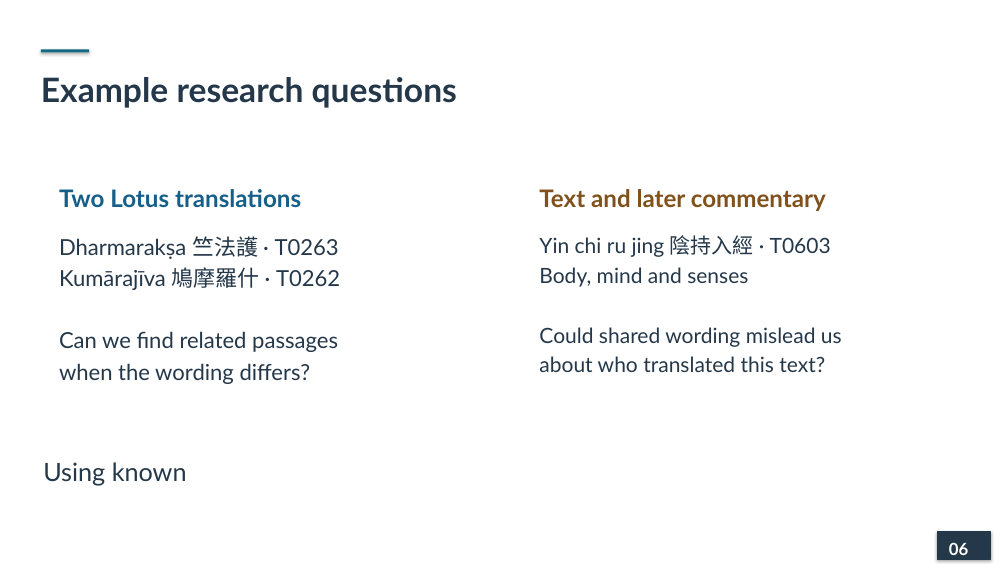
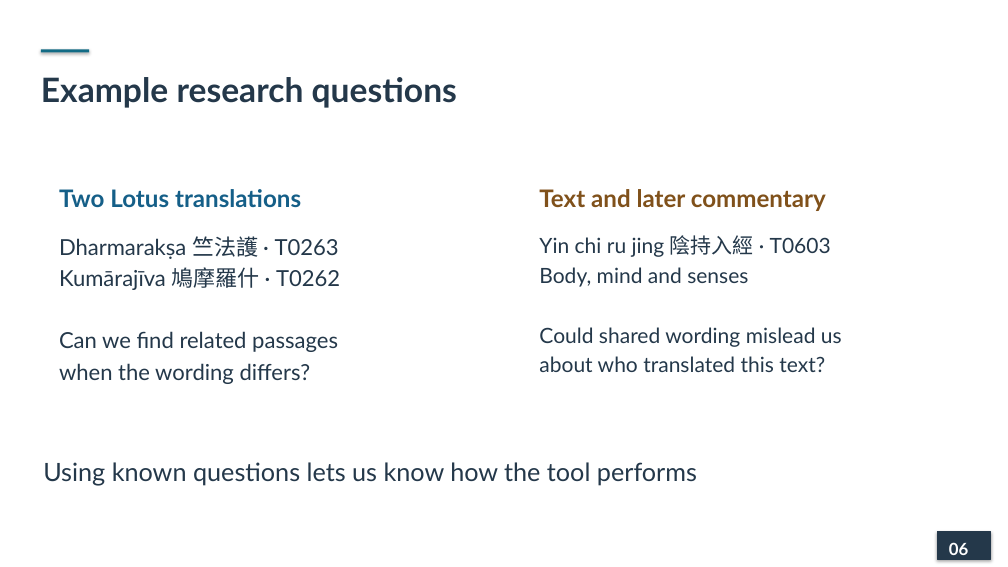
Before and after one commit to lopentu/cohort, a slide deck: slide 6 of docs/presentation/cohort-pnc-2026-main.pptx. Drawn at 1008x567 pixels with LibreOffice and Linux fonts; fonts in the diff are those of the drawing. Boxes give left, top, right and bottom in pixels: in the first picture for what was removed or moved away, otherwise in the second. Text is boxed around its words. In the diff, an @@ line names an element or a change of style, - is before the commit and + after.

```diff
--- a/docs/presentation/cohort-pnc-2026-main.pptx
+++ b/docs/presentation/cohort-pnc-2026-main.pptx
@@ text at box(43, 462, 697, 486): text changed @@
-Using known
+Using known questions lets us know how the tool performs
```
Also in this commit, not shown: 7 other slides changed.
